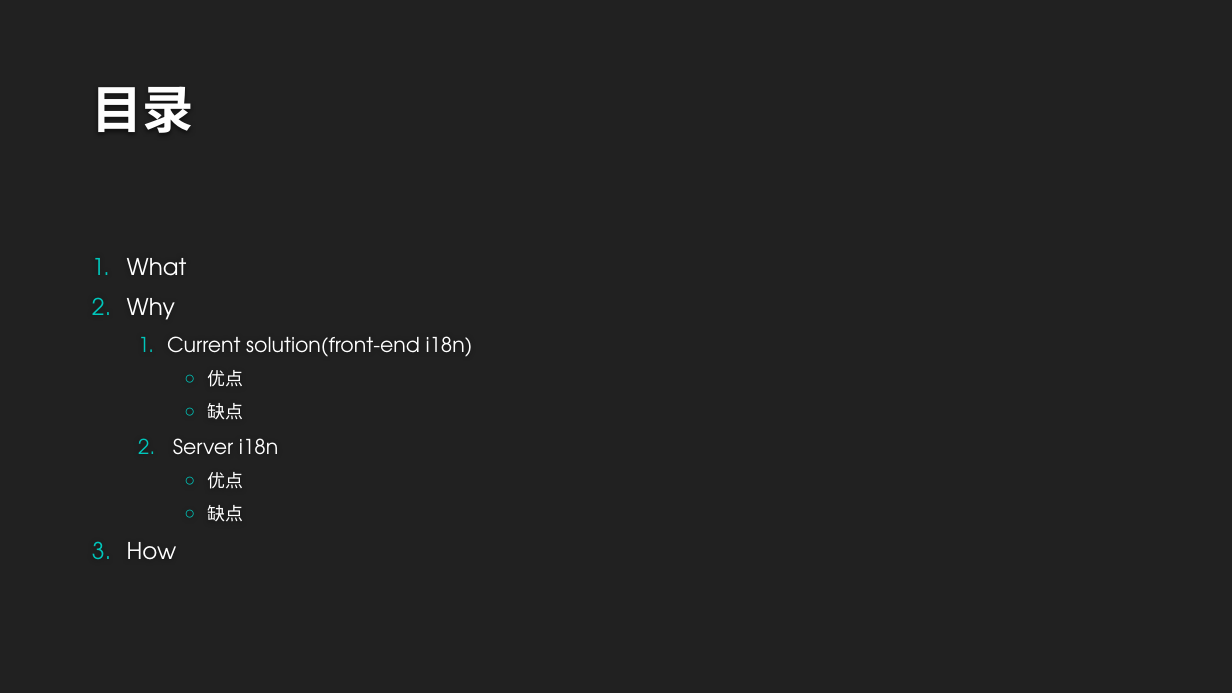
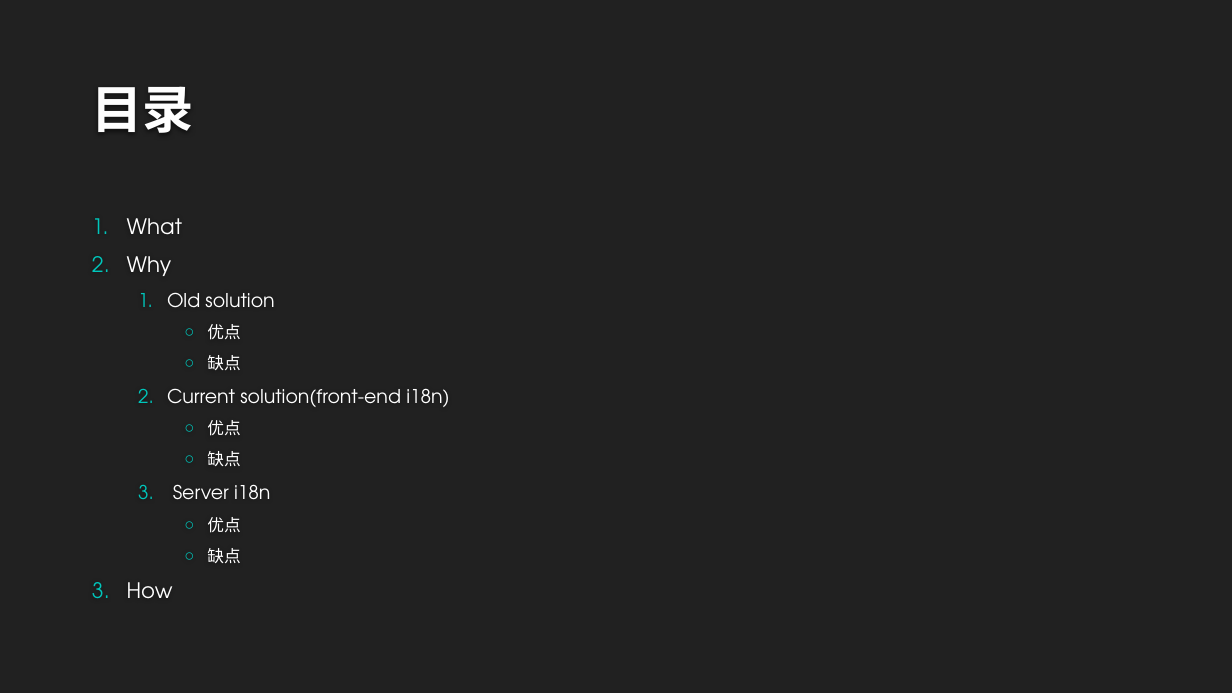
Before and after one commit to langxing6/server_i18n, a slide deck: slide 2 of server i18n.pptx. Drawn at 1232x693 pixels with LibreOffice and Linux fonts; fonts in the diff are those of the drawing; background and template pictures are left out. Boxes give left, top, right and bottom in pixels: in the first picture for what was removed or moved away, otherwise in the second. Text is boxed around its words. In the diff, an @@ line names an element or a change of style, - is before the commit and + after.

```diff
--- a/server i18n.pptx
+++ b/server i18n.pptx
@@ text at box(127, 218, 449, 598): size 18 to 16.6 pt in "What", "Why", "How"; size 16 to 14.8 pt in "Current solution(front-end i18n)", "Server i18n"; size 14 to 12.9 pt in "优点", "缺点", "优点", "缺点" @@
@@ text at box(167, 292, 274, 370): paragraphs added @@
+  1. Old solution
+    ○ 优点
+    ○ 缺点
```
Also in this commit, not shown: 3 other slides changed.
